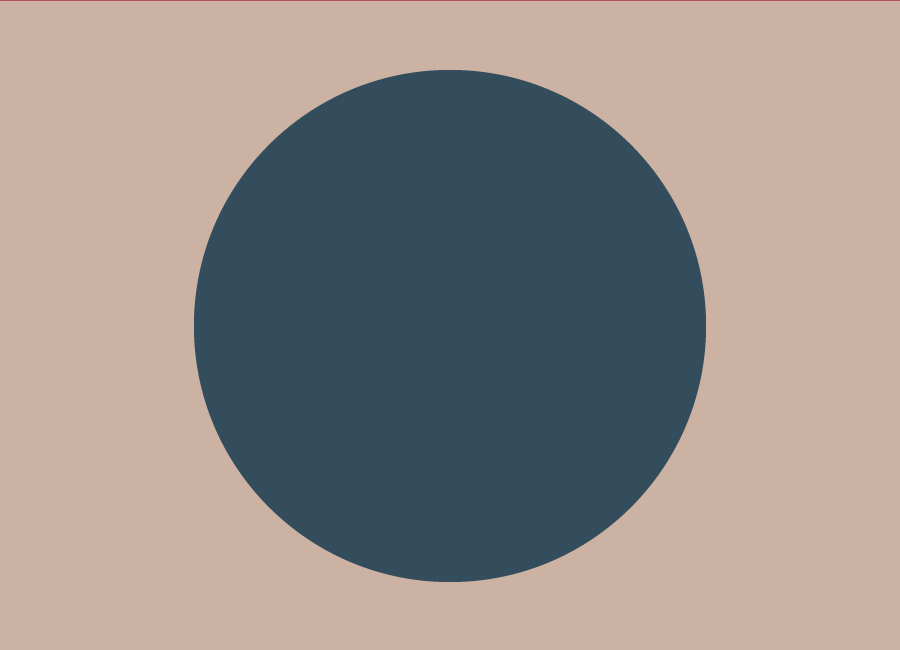
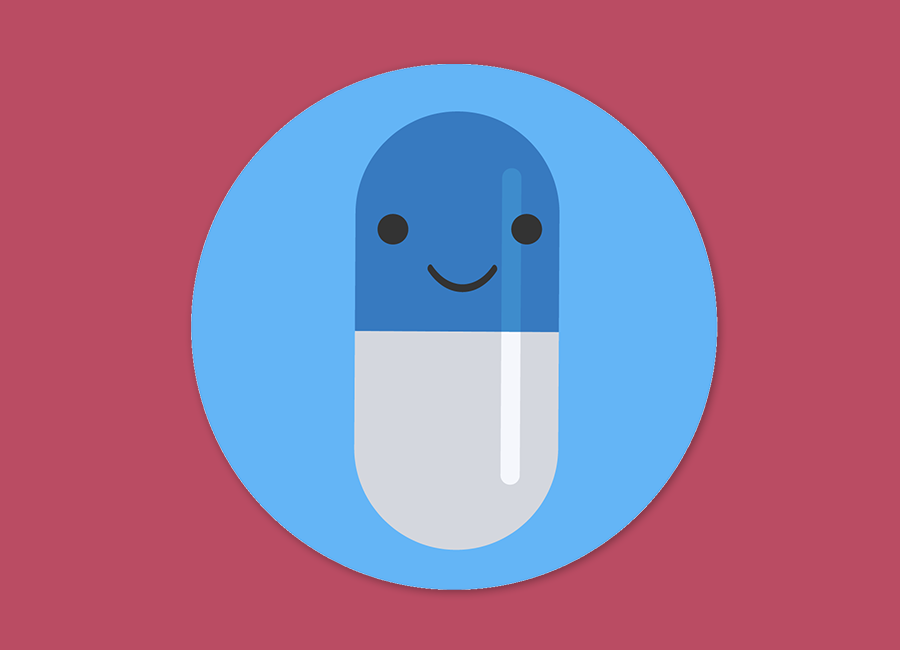
Layers edited between the first and the second 900x650 image:
showed "medimodo-icon-1024-1024-transparent", moved it above "submarine copy", painted on it over 191, 64, 718, 597
hid "submarine copy" over 0, 1, 900, 650
moved "Layer 2" above "Background copy" over 0, 1, 900, 650
added layer "Background copy" above "circle" over 0, 1, 900, 650
showed "circle", moved it above "submarine", painted on it over 0, 1, 900, 650
hid "submarine" over 0, 1, 900, 650
hid "safe" over 0, 1, 900, 650
hid "game" over 0, 1, 900, 650
hid "circus" over 0, 1, 900, 650
hid "cake" over 0, 1, 900, 650
hid "cabin" over 0, 1, 900, 650
hid "Background" over 0, 1, 900, 650
